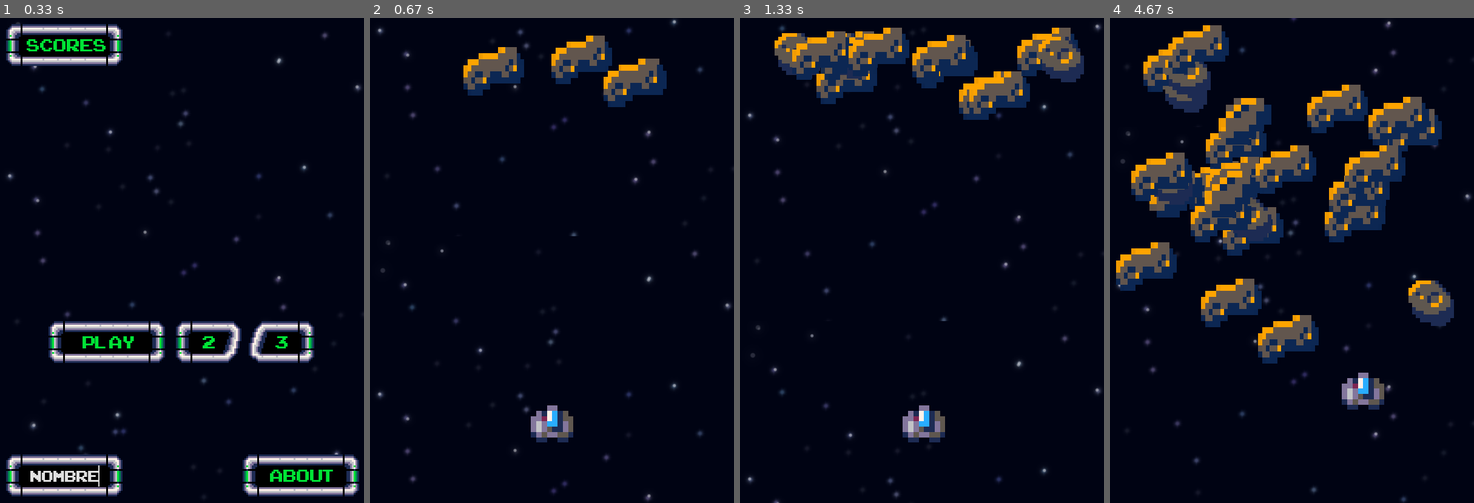
Above: before the commit, frames 1-4 (left to right).
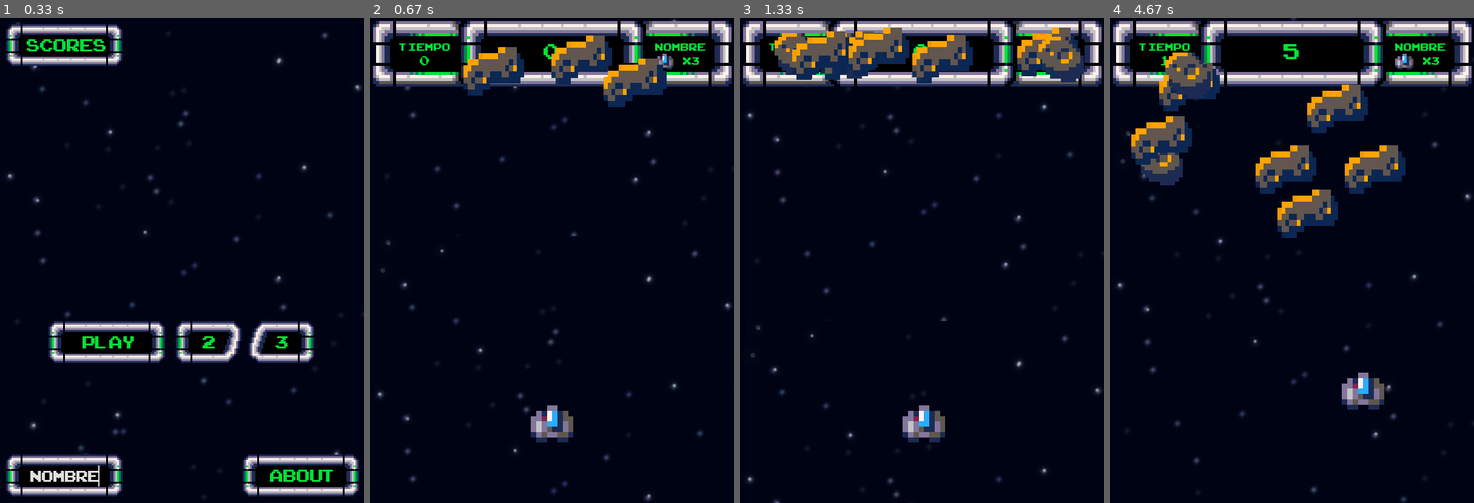
Above: after the commit, the same moments.

Repository: Adriel23456/Proyecto2-Taller-Adriel-Daniel
Game: pygame game, started from STAR LIGHT RUNNER/STAR LIGHT RUNNER.py
The game is run twice, just before and just after one commit, with the same random seed, the same clock (stepped at 60 frames per second) and the same inputs.
Inputs (mouse positions are in pixels of both pictures, inside the frame that each line leads up to):
- Up to frame 1 (0.33 s): no input
- Up to frame 2 (0.67 s): click "play" at 0.38 s
- Up to frame 3 (1.33 s): hold Esc 0.67-1.13 s; hold Right 0.67-1.13 s; move the mouse to (907, 279) at 0.7 s; click "3" at 1.27 s
- Up to frame 4 (4.67 s): hold Esc 1.55-2.02 s; hold Right 1.55-2.02 s; move the mouse to (1204, 265) at 1.58 s; click "2" at 2.15 s; hold Esc 2.43-2.9 s; hold Right 2.43-2.9 s; move the mouse to (1179, 376) at 2.47 s; click "3" at 3.03 s; hold Right 3.32-3.78 s; move the mouse to (1335, 304) at 3.35 s; click (1299, 95) at 3.92 s; hold Up 4.2-4.5 s; hold Right from 4.53 s (still down)

Frame 1 is identical in both runs. In frame 2, 6.4% of the frame differs, in the area x 0-100%, y 0-15%; in frame 3, 7.1%; in frame 4, 25%, in the area x 0-100%, y 0-72%.

Commit message:
Juego completo sin música por niveles

Diff:
--- a/STAR LIGHT RUNNER/STAR LIGHT RUNNER.py
+++ b/STAR LIGHT RUNNER/STAR LIGHT RUNNER.py
@@ -27,8 +27,10 @@
 
 # Definir imágenes
 background = pygame.image.load(os.path.join(carpeta_fondos, 'Background.png'))
+
 button_img1 = pygame.image.load(os.path.join(carpeta_botones, 'Boton1.png'))
 button_img1 = pygame.transform.scale(button_img1, (600, 113))
+
 button_img2 = pygame.image.load(os.path.join(carpeta_botones, 'Boton2.png'))
 button_img2 = pygame.transform.scale(button_img2, (192, 69))
 
@@ -54,6 +56,8 @@
 CREDITS_MUSIC = pygame.mixer.Sound(os.path.join(carpeta_musica, 'Creditos.mp3'))
 SCORES_MUSIC = pygame.mixer.Sound(os.path.join(carpeta_musica, 'Puntuacion.mp3'))
 HIT_SOUND = pygame.mixer.Sound(os.path.join(carpeta_sonidos, 'Hit.wav'))
+EXPLOSION1_SOUND = pygame.mixer.Sound(os.path.join(carpeta_sonidos, 'Explosion1.wav'))
+EXPLOSION2_SOUND = pygame.mixer.Sound(os.path.join(carpeta_sonidos, 'Explosion2.wav'))
 CLICK_SOUND = pygame.mixer.Sound(os.path.join(carpeta_sonidos, 'Click.wav'))
 
 def draw_text(surface, text, size, x, y):
@@ -70,8 +74,32 @@
         ventana.blit(background,(0,y_relativa))
     pantallas.y = pantallas.y + 20
 
+def pantalla_de_juego():
+    # Fondo
+    update_background()
+    # Banner
+    ventana.blit(button_img1, (0, 0))
+    # Iconos
+    ventana.blit(pygame.transform.scale(pygame.image.load(os.path.join(carpeta_personajes,'Jugador.png')), (30, 30)), (470, 55))
+    # Vida Jugador
+    draw_text(ventana,"x{}".format(str(jugador.vida)), 25, 530, 58)
+    # Nombre del Jugador
+    draw_text(ventana, pantallas.nombre_jugador, 25, 512, 35)
+    # Tiempo
+    tiempo = (pygame.time.get_ticks()-pantallas.tiempo_inicial)//1000
+    draw_text(ventana, "Tiempo", 25, 90, 35)
+    draw_text(ventana, str(tiempo), 30, 90, 55)
+    # Puntaje
+    if pantallas.pantalla == "Pantalla_1":
+        pantallas.score = tiempo
+    elif pantallas.pantalla == "Pantalla_2":
+        pantallas.score = tiempo*3
+    elif pantallas.pantalla == "Pantalla_3":
+        pantallas.score = tiempo*5
+    draw_text(ventana, str(pantallas.score), 50, 300, 30)
+
 def colisiones():
-    colision = pygame.sprite.spritecollide(jugador,Enemigos, True)
+    colision = pygame.sprite.spritecollide(jugador, Enemigos, True)
     if colision:
         HIT_SOUND.play()
         HIT_SOUND.set_volume(0.2)
@@ -113,6 +141,22 @@
     with open(r"STAR LIGHT RUNNER/high_scores.txt", "w") as high_scores:
         high_scores.writelines(lista)
 
+def new_highscore():
+    with open(r"STAR LIGHT RUNNER/high_scores.txt", "r") as high_scores:
+        lista = high_scores.readlines()
+
+        if pantallas.score > int(lista[1]):
+            return True
+        elif pantallas.score > int(lista[3]):
+            return True
+        elif pantallas.score > int(lista[5]):
+            return True
+        elif pantallas.score > int(lista[7]):
+            return True
+        elif pantallas.score > int(lista[9]):
+            return True
+        else:
+            return False
 
 class jugador(pygame.sprite.Sprite):
     def __init__(self):
@@ -149,7 +193,13 @@
             self.rect.y = 730
         # Verificación de la vida del jugador
         if self.vida <= 0:
-            pantallas.pantalla = "Pantalla_de_inicio"
+            EXPLOSION1_SOUND.play()
+            if new_highscore():
+                pantallas.pantalla = "high_scores"
+                pantallas.new_highscore = True
+            else:
+                pantallas.pantalla = "Pantalla_de_inicio"
+            read_write_txt()
             pantallas.nueva_pantalla = True
             self.rect.center = (300, 700)
             self.vida = 3
@@ -176,15 +226,19 @@
         self.rect.y += self.velocidad_y
         # Limites de movimiento en la ventana
         if self.rect.x <= 0:
+            EXPLOSION2_SOUND.play()
             self.velocidad_x = random.randrange(1,4)
             self.velocidad_y = random.randrange(-4,4)
         elif self.rect.x >= 510:
+            EXPLOSION2_SOUND.play()
             self.velocidad_x = random.randrange(-4,-1)
             self.velocidad_y = random.randrange(-4,4)
         if self.rect.y <= 0:
+            EXPLOSION2_SOUND.play()
             self.velocidad_x = random.randrange(-4,4)
             self.velocidad_y = random.randrange(1,4)
         elif self.rect.y >= 710:
+            EXPLOSION2_SOUND.play()
             self.velocidad_x = random.randrange(-4,4)
             self.velocidad_y = random.randrange(-4,-1)
 
@@ -381,11 +435,19 @@
                 elif event.type == pygame.KEYDOWN:
                     # Regreso al menú principal
                     if event.key == pygame.K_ESCAPE:
+                        Enemigos.empty()
                         self.pantalla = "Pantalla_de_inicio"
+                        jugador.vida = 3
                         pantallas.nueva_pantalla = True
+        if (pygame.time.get_ticks()-pantallas.tiempo_inicial)//1000 == 10:
+            pantallas.pantalla = "Pantalla_2"
+            pantallas.nueva_pantalla = True
+            jugador.rect.center = (300, 700)
+            jugador.vida = 3
+            Enemigos.empty()
         all_sprites.update()
         Enemigos.update()
-        update_background()
+        pantalla_de_juego()
         colisiones()
         all_sprites.draw(ventana)
         Enemigos.draw(ventana)
@@ -398,11 +460,19 @@
                 elif event.type == pygame.KEYDOWN:
                     # Regreso al menú principal
                     if event.key == pygame.K_ESCAPE:
+                        Enemigos.empty()
                         self.pantalla = "Pantalla_de_inicio"
+                        jugador.vida = 3
                         pantallas.nueva_pantalla = True
+        if (pygame.time.get_ticks()-pantallas.tiempo_inicial)//1000 == 60:
+            pantallas.pantalla = "Pantalla_3"
+            pantallas.nueva_pantalla = True
+            jugador.rect.center = (300, 700)
+            jugador.vida = 3
+            Enemigos.empty()
         all_sprites.update()
         Enemigos.update()
-        update_background()
+        pantalla_de_juego()
         colisiones()
         all_sprites.draw(ventana)
         Enemigos.draw(ventana)
@@ -415,11 +485,23 @@
                 elif event.type == pygame.KEYDOWN:
                     # Regreso al menú principal
                     if event.key == pygame.K_ESCAPE:
+                        Enemigos.empty()
                         self.pantalla = "Pantalla_de_inicio"
+                        jugador.vida = 3
                         pantallas.nueva_pantalla = True
+        if (pygame.time.get_ticks()-pantallas.tiempo_inicial)//1000 == 60:
+            if new_highscore():
+                pantallas.pantalla = "high_scores"
+                pantallas.new_highscore = True
+            else:
+                pantallas.pantalla = "Pantalla_de_inicio"
+            pantallas.nueva_pantalla = True
+            jugador.rect.center = (300, 700)
+            jugador.vida = 3
+            Enemigos.empty()
         all_sprites.update()
         Enemigos.update()
-        update_background()
+        pantalla_de_juego()
         colisiones()
         all_sprites.draw(ventana)
         Enemigos.draw(ventana)
@@ -432,7 +514,6 @@
 
 Enemigos = pygame.sprite.Group()
 
-
 MENU_MUSIC.play(-1)
 MENU_MUSIC.set_volume(0.2)
 
--- a/STAR LIGHT RUNNER/high_scores.txt
+++ b/STAR LIGHT RUNNER/high_scores.txt
@@ -1,14 +1,14 @@
-PRUEBA
-1000
-PRUEBA
-1000
-PRUEBA
-1000
-PRUEBA
-1000
-PRUEBA
-1000
-PRUEBA
-1000
-PRUEBA
-1000
+AAAAA
+0
+AAAAA
+0
+AAAAA
+0
+AAAAA
+0
+AAAAA
+0
+AAAAA
+0
+AAAAA
+0
